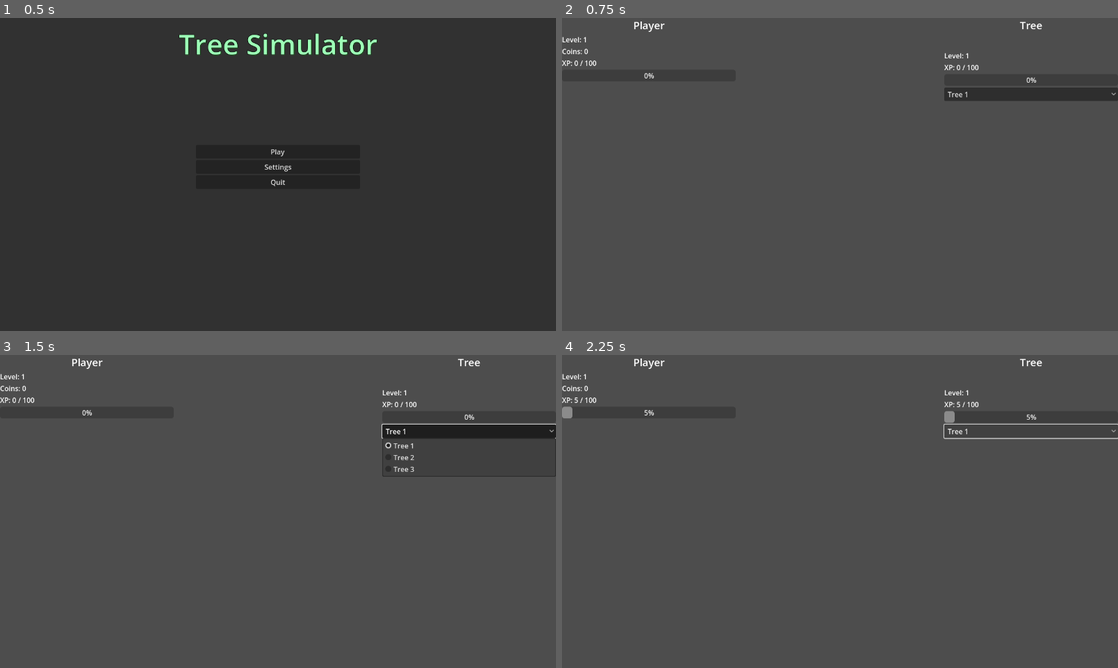
Above: before the commit, frames 1-4 (two rows, left to right).
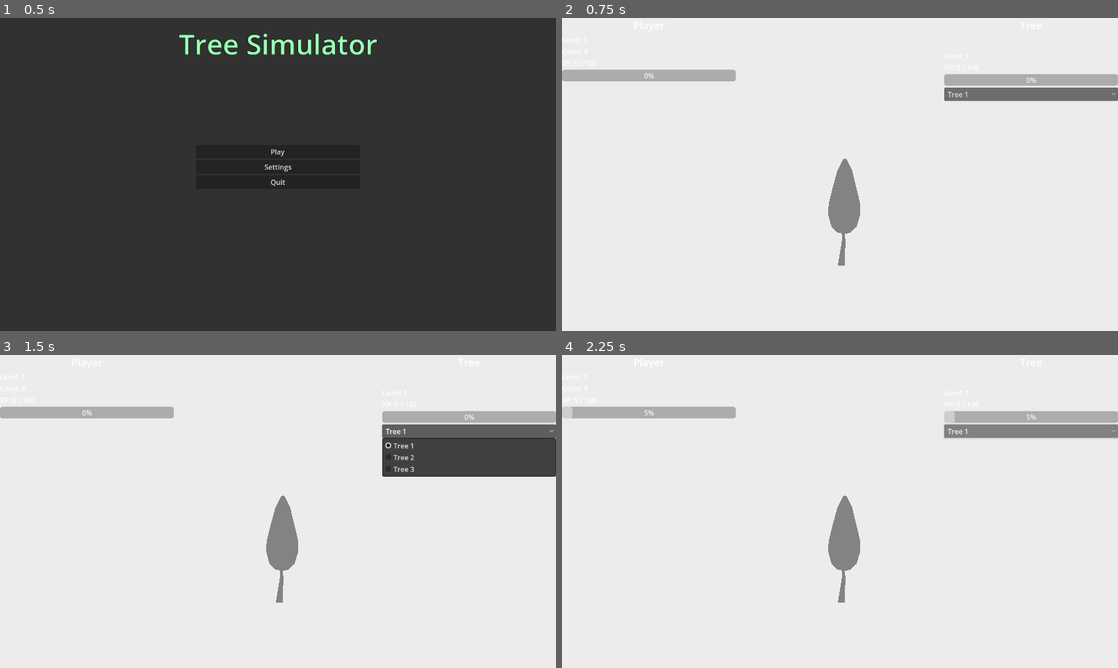
Above: after the commit, the same moments.

Repository: Mangito/Tree-Simulator
Game: Godot game, scene res://scenes/start_menu/start_menu.tscn
The game is run twice, just before and just after one commit, with the same random seed, the same clock (stepped at 60 frames per second) and the same inputs.
Inputs:
- Up to frame 1 (0.5 s): no input
- Up to frame 2 (0.75 s): click "Play" at 0.5 s
- Up to frame 3 (1.5 s): click "Tree 1" at 1.25 s
- Up to frame 4 (2.25 s): click "Tree 1" at 2 s

Frame 1 is identical in both runs. In frame 2, 100% of the frame differs, in the area x 0-100%, y 0-100%; in frame 3, 96%; in frame 4, 100%.

Commit message:
feat(#17): Implement tree assets with the level system

Diff:
--- /dev/null
+++ b/assets/trees/deciduous/Tree_average_lush.tscn
@@ -0,0 +1,3 @@
+[gd_scene format=3 uid="uid://dwgwvymllcp8m"]
+
+[node name="TreeAverageLush" type="Node3D"]
--- a/globals/GameStorage.gd
+++ b/globals/GameStorage.gd
@@ -3,7 +3,7 @@
 const SAVE_PATH = "user://savegame.json" # C:\Users\username\AppData\Roaming\Godot\app_userdata\Tree Simulator
 
 func _ready() -> void:
-	load_progress()
+	#load_progress() #load is currently overlappinng with changes made with the game data
 	save_progress()
 
 func save_progress():
--- a/globals/LevelSystem/Tree.gd
+++ b/globals/LevelSystem/Tree.gd
@@ -3,9 +3,9 @@
 const XP_PER_SECOND: int = 5
 
 var trees = {
-	"Tree1": {"id": 0, "name": "Tree 1", "xp": 0, "level": 1, "xpNextLevel": 100, "maxLevel": 3},
-	"Tree2": {"id": 1, "name": "Tree 2", "xp": 0, "level": 1, "xpNextLevel": 100, "maxLevel": 5},
-	"Tree3": {"id": 2, "name": "Tree 3", "xp": 0, "level": 1, "xpNextLevel": 100, "maxLevel": 10},
+	"Tree1": {"id": 0, "name": "Tree 1", "xp": 0, "level": 1, "xpNextLevel": 100, "maxLevel": 3, "asset": "res://assets/trees/deciduous/Tree_small_regular.dae"},
+	"Tree2": {"id": 1, "name": "Tree 2", "xp": 0, "level": 1, "xpNextLevel": 100, "maxLevel": 5, "asset": "res://assets/trees/deciduous/Tree_average_regular.dae"},
+	"Tree3": {"id": 2, "name": "Tree 3", "xp": 0, "level": 1, "xpNextLevel": 100, "maxLevel": 10, "asset": "res://assets/trees/deciduous/Tree_average_lush.dae"},
 }
 var selected = "Tree1"
 
--- a/scenes/game/game.gd
+++ b/scenes/game/game.gd
@@ -3,11 +3,14 @@
 @onready var menu: CanvasLayer = $Menu
 @onready var player_level_status: LevelUI = $UI/PlayerLevelUI
 @onready var tree_level_status: LevelUI = $UI/TreeLevelUI
+@onready var tree_parent = $TreeParent
+@onready var camera = $Camera3D
 
 
 func _ready() -> void:
 	_update_ui()
 
+	camera.current = true
 	menu.visible = false
 
 func _on_xp_timer_timeout() -> void:
@@ -16,7 +19,28 @@
 	_update_ui()
 	GameStorage.save_progress()
 
+func update_tree_model():
+	for child in tree_parent.get_children():
+		child.queue_free()
+
+	# Load and instance the new tree
+	var tree = TreeLS.get_select_tree()
+	var tree_scene = load(tree["asset"])
+	if tree_scene:
+		var tree_instance = tree_scene.instantiate()
+		tree_parent.add_child(tree_instance)
+		match tree["name"]: #All assets have different sizes so we need to change its placing
+			"Tree 1":
+				tree_instance.position = Vector3(-7.745, 0, -10.357)
+			"Tree 2":
+				tree_instance.position = Vector3(50.982, 0, -9.077)
+			"Tree 3":
+				tree_instance.position = Vector3(33.712, 0, -9.771)
+
+
 func _update_ui() -> void:
 	var tree = TreeLS.get_select_tree()
 	player_level_status.update_ui(PlayerLS.level, PlayerLS.xp, PlayerLS.xpNextLevel)
 	tree_level_status.update_ui(tree["level"], tree["xp"], tree["xpNextLevel"])
+
+	update_tree_model()
--- a/scenes/game/game.tscn
+++ b/scenes/game/game.tscn
@@ -1,12 +1,24 @@
-[gd_scene load_steps=5 format=3 uid="uid://dkufj4sv64avp"]
+[gd_scene load_steps=6 format=3 uid="uid://dkufj4sv64avp"]
 
 [ext_resource type="Script" uid="uid://d37a6aqva6idi" path="res://scenes/game/game.gd" id="1_b8j6q"]
 [ext_resource type="PackedScene" uid="uid://cvcpo1lcpdoyt" path="res://scenes/level_ui/player_level_ui.tscn" id="2_gtdlk"]
 [ext_resource type="PackedScene" uid="uid://g3e0eodhl7xl" path="res://menus/menu.tscn" id="3_gr4f4"]
 [ext_resource type="PackedScene" uid="uid://coxcqmcg3kk6h" path="res://scenes/level_ui/tree_level_ui.tscn" id="3_wclvw"]
 
+[sub_resource type="Environment" id="Environment_lfrn8"]
+background_energy_multiplier = 3.08
+glow_normalized = true
+
 [node name="Game" type="Node3D"]
 script = ExtResource("1_b8j6q")
+
+[node name="TreeParent" type="Node3D" parent="."]
+process_priority = 1
+
+[node name="Camera3D" type="Camera3D" parent="."]
+transform = Transform3D(1, 0, 0, 0, 1, 0, 0, 0, 1, 0, 6.54406, 6.945)
+environment = SubResource("Environment_lfrn8")
+current = true
 
 [node name="UI" type="CanvasLayer" parent="."]
 
Not shown, changed: assets/trees/deciduous/Tree_average_lush.dae.import
Not shown: 1 places in scenes/level_ui/tree_level_ui.tscn that only renumber resources
